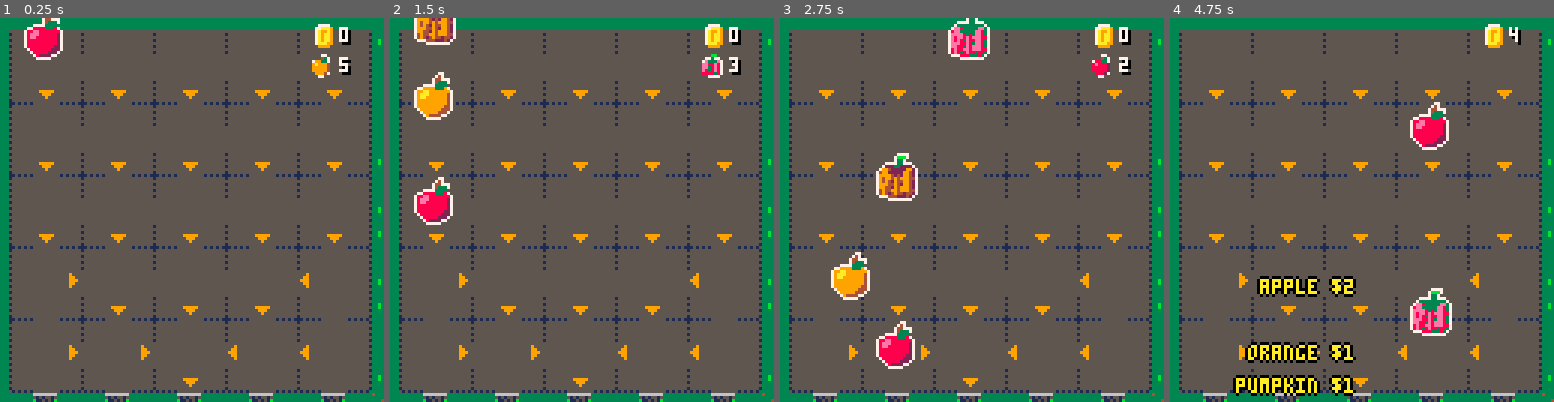
Above: before the commit, frames 1-4 (left to right).
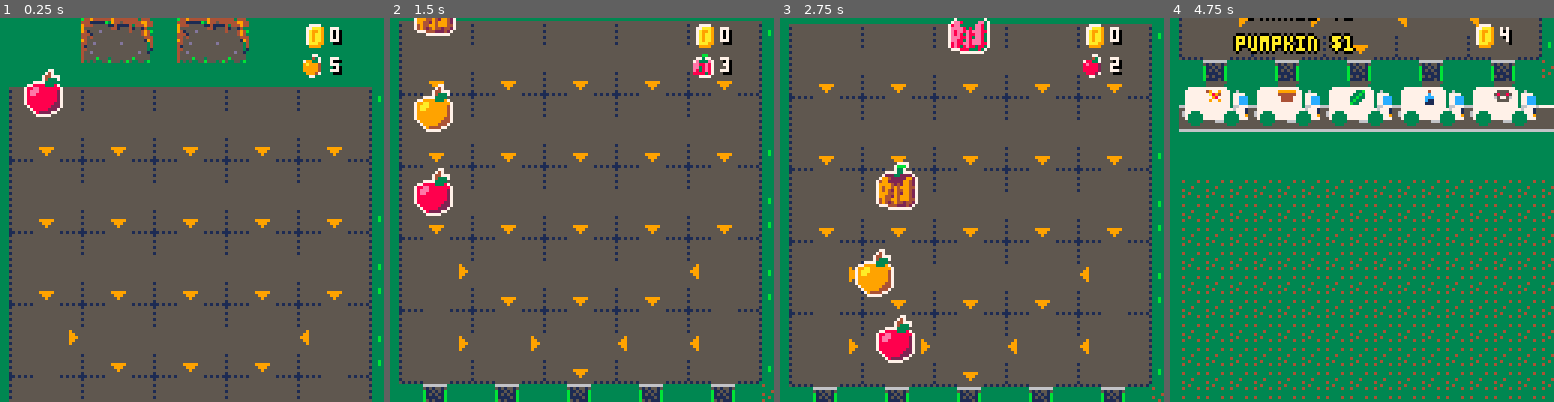
Above: after the commit, the same moments.

Repository: joeld42/ldjam_jovoc
Game: PICO-8 cartridge ld52_harvest/harvest.p8
The game is run twice, just before and just after one commit, with the same random seed, the same clock (stepped at 60 frames per second) and the same inputs.
Inputs:
- Up to frame 1 (0.25 s): no input
- Up to frame 2 (1.5 s): tap X (X key) at 0.33, 1.07 s; tap O (Z key) at 0.7 s
- Up to frame 3 (2.75 s): hold Right 1.6-2.1 s; tap O (Z key) at 1.7, 2.1, 2.5 s; tap X (X key) at 1.85 s; hold Up 2.15-2.42 s; hold Right from 2.47 s (still down)
- Up to frame 4 (4.75 s): tap O (Z key) every 0.4 s from 2.9 to 4.5 s; tap X (X key) at 2.97, 4.08 s; release Right at 3.03 s; hold Left 3.08-3.58 s; hold Down 3.63-3.97 s; hold Right 4.02-4.68 s; hold Up from 4.73 s (still down)

The runs differ from the first frame. In frame 1, 23% of the frame differs, in the area x 2-100%, y 0-100%; in frame 2, 16%; in frame 3, 13%; in frame 4, 86%.

Commit message:
working on adding score targets

Diff:
--- a/ld52_harvest/code/harvest.lua
+++ b/ld52_harvest/code/harvest.lua
@@ -1,5 +1,6 @@
 function _init()
     slot = 0
+    mode = 1 -- 0 = title, 1 = harvest, 2 = game, 3 = scoreboard
     pulse = 0
     cx = 0
     ctarg_x = 0
@@ -8,6 +9,9 @@
     nxtfruit = cfruit+1
     vp = 0
     fruitleft = 5
+
+    gmy = 0
+    gmytarg = 16*8+4
 
     shopy = 129
     shopytarg = 70
@@ -68,11 +72,15 @@
 end
 
 function grid_ndx( col, row )
+    if (col < 0) or (col >= 5) or
+        (row < 0) or (row >= 5) then
+            return nil
+        end
     return col + row * 5
 end
 
 function grid_pos( col, row )
-    return 12 + col*24, 16 + row*24
+    return 12 + col*24, (16*9) + row*24
 end
 
 function fruit_update( f )
@@ -101,6 +109,7 @@
             if f.nxrow < 5 then
 
                 local gndx = grid_ndx( f.nxcol, f.nxrow )
+
                 local gg = grid[gndx]
                 if gg == nil then
                     done = 1
@@ -110,15 +119,17 @@
                     f.nxcol = f.nxcol + gg.dx
                     f.nxrow = f.nxrow + gg.dy
 
-                    -- process the fruit
-                    process_fruit( f, gg )
-
-                    -- age the fruit
-                    if (f.age > 10) then
-                        -- todo spawn spoilage particles
-                        spawn_msg( f.sx-12, f.sy, "Spoiled!", 11 )
+                    -- check if the fruit has visited this spot before
+                    if f.visited[gndx] or (f.nxcol < 0) or (f.nxcol > 4) then
+                        spawn_msg( f.sx-12, f.sy, "Malfunction!", 11 )
                         return
                     end
+                    f.visited[gndx] = true
+
+
+                    -- process the fruit
+                    process_fruit( f, gg, gndx )
+
                 end
 
             else
@@ -133,11 +144,10 @@
 
 end
 
-function process_fruit( f, g )
+function process_fruit( f, g, gndx )
     if (g.icon == 192) then
         -- canner
         f.fnum = 96
-        f.age = -10 -- reset the age
         f.name = "canned " .. f.name
     elseif (g.icon == 194) then
         -- fancifier
@@ -145,11 +155,10 @@
         f.name = "fancy " .. f.name
     elseif (g.icon == 198) then
         -- clone jar
-        clone_fruit(f)
+        clone_fruit(f,gndx)
     elseif (g.icon == 196) then
         -- blender
         f.fnum = 98
-        f.age = 0
         f.name = f.name .. " smoothie"
     end
 end
@@ -195,7 +204,7 @@
         col=col, row=row,
         nxcol=col, nxrow=row,
         sx=sx, sy=sy,
-        age=0,
+        visited={},
         vp=1,
         delay=0,
         tick=cocreate( fruit_update )
@@ -204,7 +213,7 @@
     assert(coresume( ff.tick, ff ))
 end
 
-function clone_fruit( f )
+function clone_fruit( f, gndx )
     local ff = {
         tick=cocreate( fruit_update )
     }
@@ -213,8 +222,9 @@
             ff[k] = v
         end
     end
+    ff.visited = {}
+    ff.visited[gndx] = true
     ff.delay=20
-    ff.age = 0
 
     add( fruits, ff )
     assert(coresume( ff.tick, ff ))
@@ -222,23 +232,12 @@
 
 function draw_fruits()
 
-    local spoil_age = 6
     for f in all(fruits) do
-        if f.age < spoil_age then
-            pal( 8, f.cbase ) -- base color
-            pal( 2, f.cdark ) -- dark color
-            pal( 14, f.cbrite ) -- highlight color
-            pal( 7, f.coutline ) -- outline color
-            spr( f.fnum, f.sx-8, f.sy-8, 2, 2 )
-        end
-    end
-
-    -- draw fruits about to spoil with a different palette
-    pal( { [0]=3,3,3,3,  3,3,11,11,  3,3,11,7,  11,11,11,11 })
-    for f in all(fruits) do
-        if f.age >= spoil_age then
-            spr( f.fnum, f.sx-8, f.sy-8, 2, 2 )
-        end
+        pal( 8, f.cbase ) -- base color
+        pal( 2, f.cdark ) -- dark color
+        pal( 14, f.cbrite ) -- highlight color
+        pal( 7, f.coutline ) -- outline color
+        spr( f.fnum, f.sx-8, f.sy-8, 2, 2 )
     end
 
     -- restore pallette
@@ -251,7 +250,7 @@
     pal( 8, fi.cbase ) -- base color
     pal( 2, fi.cdark ) -- dark color
     pal( 14, fi.cbrite ) -- highlight color
-    spr( fi.fnum, cx-8, -abs(1.0-pulse)*4  , 2, 2 )
+    spr( fi.fnum, cx-8, (16*8) -abs(1.0-pulse)*4  , 2, 2 )
 end
 
 function draw_msgs()
@@ -294,9 +293,21 @@
         if slot > 4 then slot = 0 end
     end
 
+    if (btnp(3)) then
+        mode = 2
+        gmytarg = 30*8
+    end
+
+    if (btnp(2)) then
+        mode = 1
+        gmytarg = 16*8+2
+    end
+
+
+
     if (btnp(5)) then
 
-        make_fruit( cfruit,  slot,0, cx, 0)
+        make_fruit( cfruit,  slot, 0, cx, gmy+4)
 
         fruitleft -= 1
 
@@ -307,32 +318,36 @@
 
 end
 
+function gen_shop_item()
+    local genitem = {}
+
+    local genitemdir = rnd( shopitemdirs )
+    local genitembuild = rnd( shopitembuilds )
+
+    for k,v in pairs(genitemdir) do
+        genitem[k] = v
+    end
+    for k,v in pairs(genitembuild) do
+        genitem[k] = v
+    end
+
+    for k,v in pairs(genitem) do
+        printh( tostr(k) .. " -> " .. tostr(v) )
+    end
+
+    return genitem
+end
+
 function open_shop()
 
 
     while #shopitems < 3 do
-
-        genitem = {}
-
-        local genitemdir = rnd( shopitemdirs )
-        local genitembuild = rnd( shopitembuilds )
-
-        for k,v in pairs(genitemdir) do
-            genitem[k] = v
-        end
-        for k,v in pairs(genitembuild) do
-            genitem[k] = v
-        end
-
-        for k,v in pairs(genitem) do
-            printh( tostr(k) .. " -> " .. tostr(v) )
-        end
-
-        add( shopitems, genitem )
+        add( shopitems, gen_shop_item() )
     end
 
     shopytarg = 70
     shopdone = false
+    shopsel=0
 end
 
 function shop_update()
@@ -365,7 +380,7 @@
             else
                 printh( "Cant afford")
                 --spawn_msg( 8 * (shopsel-1)*35, shopy+47, "cANT aFFORD!", 6 )
-                spawn_msg( 35, shopy, "cANT aFFORD!", 8 )
+                spawn_msg( 35, gmy+ shopy, "cANT aFFORD!", 8 )
             end
         end
 
@@ -408,10 +423,17 @@
             end
 
             -- build finished
-            shopytarg = 129
-            shopdone = true
             buildx = -1
-            printh("Build complete ---- ")
+            buildy = -1
+            shopytarg = 70
+
+            -- replace the built item
+            shopitems[shopsel+1] = gen_shop_item()
+
+            -- shopytarg = 129
+            -- shopdone = true
+            -- buildx = -1
+            -- printh("Build complete ---- ")
 
         elseif (btnp(4)) then
             buildx = -1
@@ -502,7 +524,7 @@
         if (item.price > vp) then
             pcol = 8
         end
-        print( cc, xx+12, shopy+47, 7 )
+        print( cc, xx+12, shopy+47, pcol )
     end
 
     -- Done button
@@ -513,9 +535,10 @@
 function _draw()
 
     -- map part
-    camera( -3, 0)
+    gmy = lerp( gmy, gmytarg, 0.2 )
+    camera( -3, gmy )
     cls(3)
-    map(0,16,0,4)
+    map(0,0,0,4)
 
     for i=0,4 do
         for j=0,4 do
@@ -529,12 +552,19 @@
     end
 
     -- player sprite
-
     if (fruitleft > 0 ) then
         draw_dropfruit()
     end
     draw_fruits()
     draw_msgs()
+
+    -- buy round
+    if #shopitems > 0 then
+        shop_draw()
+    end
+
+
+    camera(0,0)
 
     -- hud VP (coins)
     spr( 16, 100, 2 )
@@ -557,11 +587,6 @@
         print( fl, 111, 14, 0 )
         print( fl, 110, 13, 7 )
         pal()
-    end
-
-    -- buy round
-    if #shopitems > 0 then
-        shop_draw()
     end
 
     -- dbg
Not shown, changed: 17 lines of the sprite sheet (__gfx__) section of ld52_harvest/harvest.p8
